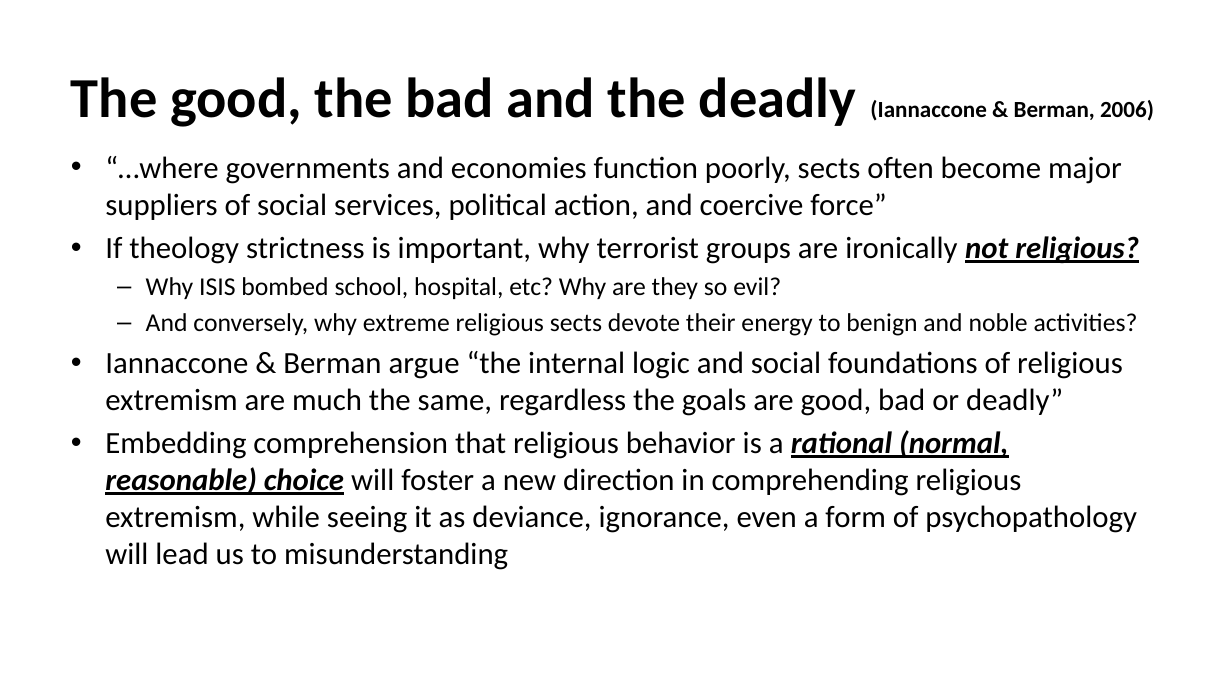
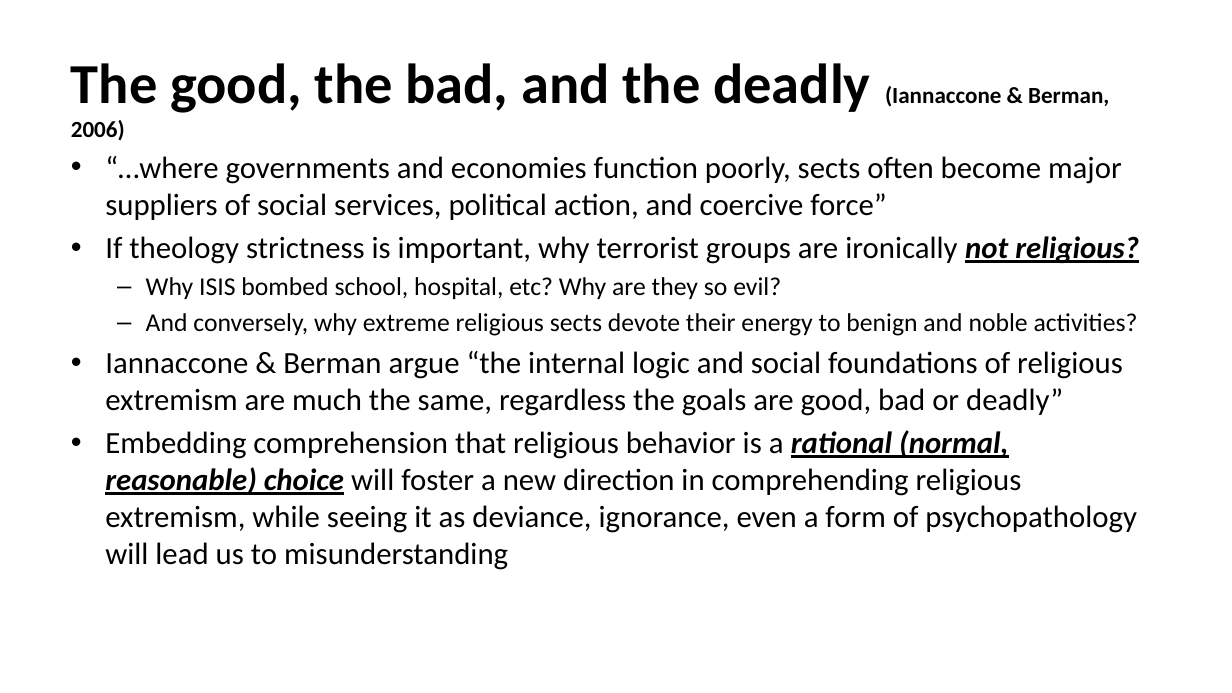
Before and after one commit to rameliaz/my-website, a slide deck: slide 11 of academic-kickstart-master/static/files/2018_unusa_socpsych-rel.pptx. Drawn at 1232x693 pixels with LibreOffice and Linux fonts; fonts in the diff are those of the drawing; background and template pictures are left out. Boxes give left, top, right and bottom in pixels: in the first picture for what was removed or moved away, otherwise in the second. Text is boxed around its words. In the diff, an @@ line names an element or a change of style, - is before the commit and + after.

```diff
--- a/academic-kickstart-master/static/files/2018_unusa_socpsych-rel.pptx
+++ b/academic-kickstart-master/static/files/2018_unusa_socpsych-rel.pptx
@@ title at (x1=71, y1=63, x2=1109, y2=141): text changed @@
-The good, the bad and the deadly (Iannaccone & Berman, 2006)
+The good, the bad, and the deadly (Iannaccone & Berman, 2006)
```
Also in this commit, not shown: 6 other files.
